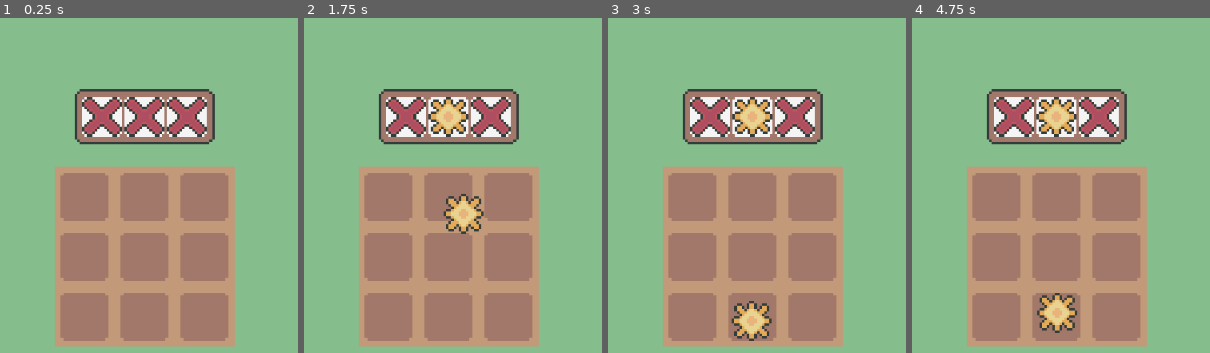
Above: before the commit, frames 1-4 (left to right).
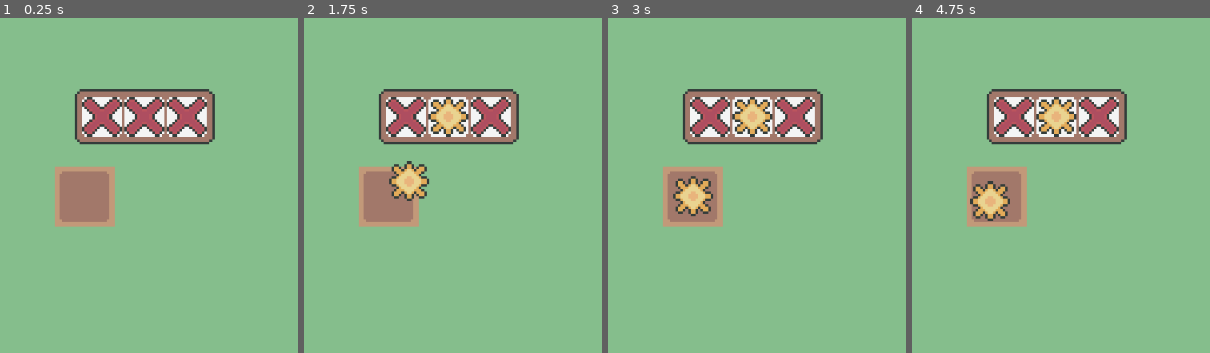
Above: after the commit, the same moments.

Repository: eric-marsh/farminata
Game: Godot game, scene res://scene/scene_switcher.tscn
Same seed, same stepped clock (60 frames per second), same inputs: the game is played once before the commit and once after it.
Inputs (mouse positions are in pixels of both pictures, inside the frame that each line leads up to):
- Up to frame 1 (0.25 s): no input
- Up to frame 2 (1.75 s): tap Enter at 0.5 s; move the mouse to (447, 115) at 0.52 s; tap Mouse wheel down (SCROLL_DOWN) at 0.6 s; click (447, 115) at 0.67 s; tap Space (ui_select) at 0.77, 1.52 s; move the mouse to (426, 265) at 1.27 s; tap Mouse wheel up (SCROLL_UP) at 1.35 s; click (426, 265) at 1.42 s
- Up to frame 3 (3 s): move the mouse to (outside the picture) at 2.02 s; tap Mouse wheel down (SCROLL_DOWN) at 2.1 s; click (outside the picture) at 2.17 s; move the mouse to (849, 332) at 2.77 s; tap Mouse wheel up (SCROLL_UP) at 2.85 s; click (849, 332) at 2.92 s
- Up to frame 4 (4.75 s): tap Space (ui_select) at 3.02, 3.77, 4.52 s; move the mouse to (outside the picture) at 3.52 s; tap Mouse wheel down (SCROLL_DOWN) at 3.6 s; click (outside the picture) at 3.67 s; move the mouse to (953, 175) at 4.27 s; tap Mouse wheel up (SCROLL_UP) at 4.35 s; click (953, 175) at 4.42 s

The runs differ from the first frame. In frame 1, 29% of the frame differs, in the area x 18-79%, y 44-99%; in frame 2, 30%; in frame 3, 30%; in frame 4, 30%.
Error before the commit: Invalid access to property or key 'Audio' on a base object of type 'Node (GlobalsNode)'. (res://script/main.gd:35)

Commit message:
fix plots

Diff:
--- a/scene/plot.tscn
+++ b/scene/plot.tscn
@@ -6,12 +6,7 @@
 [sub_resource type="RectangleShape2D" id="RectangleShape2D_4pdpe"]
 size = Vector2(48, 48)
 
-[node name="Plot" type="Control"]
-custom_minimum_size = Vector2(48, 48)
-layout_mode = 3
-anchors_preset = 0
-offset_right = 40.0
-offset_bottom = 40.0
+[node name="Plot" type="Node2D"]
 script = ExtResource("1_xmivb")
 
 [node name="Area2D" type="Area2D" parent="."]
@@ -21,13 +16,8 @@
 position = Vector2(16, 16)
 shape = SubResource("RectangleShape2D_4pdpe")
 
-[node name="NinePatchRect" type="NinePatchRect" parent="."]
-layout_mode = 1
-anchors_preset = 15
-anchor_right = 1.0
-anchor_bottom = 1.0
-grow_horizontal = 2
-grow_vertical = 2
+[node name="Sprite2D" type="Sprite2D" parent="."]
 texture = ExtResource("2_8yg48")
+centered = false
 
 [connection signal="body_entered" from="Area2D" to="." method="_on_area_2d_body_entered"]
--- a/scene/plot_grid.tscn
+++ b/scene/plot_grid.tscn
@@ -1,53 +1,10 @@
-[gd_scene load_steps=4 format=3 uid="uid://b8nkjd470xyme"]
+[gd_scene load_steps=3 format=3 uid="uid://b8nkjd470xyme"]
 
 [ext_resource type="Script" uid="uid://caodt7wtk6rf0" path="res://script/plot_grid.gd" id="1_iwkn7"]
 [ext_resource type="PackedScene" uid="uid://b7mjmd8qocm5n" path="res://scene/plot.tscn" id="2_315pt"]
-[ext_resource type="PackedScene" uid="uid://cwm6anthjttao" path="res://scene/plot_row.tscn" id="2_jhs1h"]
 
-[node name="PlotGrid" type="Control"]
-layout_mode = 3
-anchors_preset = 0
+[node name="PlotGrid" type="Node2D"]
 script = ExtResource("1_iwkn7")
 num_plots = 9
 
-[node name="VBoxContainer" type="VBoxContainer" parent="."]
-layout_mode = 0
-offset_right = 40.0
-offset_bottom = 40.0
-theme_override_constants/separation = 0
-
-[node name="HBoxContainer" parent="VBoxContainer" instance=ExtResource("2_jhs1h")]
-layout_mode = 2
-
-[node name="Plot" parent="VBoxContainer/HBoxContainer" instance=ExtResource("2_315pt")]
-layout_mode = 2
-
-[node name="Plot2" parent="VBoxContainer/HBoxContainer" instance=ExtResource("2_315pt")]
-layout_mode = 2
-
-[node name="Plot3" parent="VBoxContainer/HBoxContainer" instance=ExtResource("2_315pt")]
-layout_mode = 2
-
-[node name="HBoxContainer2" parent="VBoxContainer" instance=ExtResource("2_jhs1h")]
-layout_mode = 2
-
-[node name="Plot" parent="VBoxContainer/HBoxContainer2" instance=ExtResource("2_315pt")]
-layout_mode = 2
-
-[node name="Plot2" parent="VBoxContainer/HBoxContainer2" instance=ExtResource("2_315pt")]
-layout_mode = 2
-
-[node name="Plot3" parent="VBoxContainer/HBoxContainer2" instance=ExtResource("2_315pt")]
-layout_mode = 2
-
-[node name="HBoxContainer3" parent="VBoxContainer" instance=ExtResource("2_jhs1h")]
-layout_mode = 2
-
-[node name="Plot" parent="VBoxContainer/HBoxContainer3" instance=ExtResource("2_315pt")]
-layout_mode = 2
-
-[node name="Plot2" parent="VBoxContainer/HBoxContainer3" instance=ExtResource("2_315pt")]
-layout_mode = 2
-
-[node name="Plot3" parent="VBoxContainer/HBoxContainer3" instance=ExtResource("2_315pt")]
-layout_mode = 2
+[node name="Plot" parent="." instance=ExtResource("2_315pt")]
--- a/script/globals.gd
+++ b/script/globals.gd
@@ -2,6 +2,7 @@
 class_name GlobalsNode
 
 var Main: MainNode = null
+var Audio: Node2D = null
 var PlotGrid: plot_grid = null
 
 func _ready():
--- a/script/plot.gd
+++ b/script/plot.gd
@@ -1,4 +1,4 @@
-extends Control
+extends Node2D
 class_name plot
 
 
@@ -9,8 +9,11 @@
 @export var plot_growth_state: Enum.Plot_Growth_State = Enum.Plot_Growth_State.None
 @export var grow_type: Enum.Grow_Types = Enum.Grow_Types.None
 
+
+var size: Vector2
+
 func _ready() -> void:
-	pass
+	size = Vector2($Sprite2D.texture.get_width(), $Sprite2D.texture.get_height())
 
 func _process(delta: float) -> void:
 	pass
@@ -36,10 +39,9 @@
 				return
 
 
-
 func update_plot():
 		match plot_state:
 			Enum.Plot_State.Dry:
-				$NinePatchRect.texture = PLOT_DRY
+				$Sprite2D.texture = PLOT_DRY
 			Enum.Plot_State.Wet:
-				$NinePatchRect.texture = PLOT_WET
+				$Sprite2D.texture = PLOT_WET
--- a/script/plot_grid.gd
+++ b/script/plot_grid.gd
@@ -1,4 +1,4 @@
-extends Control
+extends Node2D
 class_name plot_grid
 
 @export var num_plots = 10
@@ -9,32 +9,38 @@
 	pass
 
 func _process(delta: float) -> void:
-	reset_plots()
 	pass
 
 const PLOT = preload("res://scene/plot.tscn")
-const PLOT_ROW = preload("res://scene/plot_row.tscn")
 func reset_plots():
-	# this isnt perfect, as it moves plots around. We will need a save system that keeps track of each row
-	for c in $VBoxContainer.get_children():
+	for c in get_children():
 		c.queue_free()
 
-	plots.clear()
+	var p = PLOT.instantiate() as plot
+	add_child(p)
+	plots.push_back(p)
 
-	var num_columns: int = ceil(sqrt(num_plots))
-	var num_plots_left = num_plots
-	for i in range(num_columns):
-		var row = PLOT_ROW.instantiate() as HBoxContainer
-		$VBoxContainer.add_child(row)
-		for j in range(num_columns):
-			if num_plots_left <= 0:
-				break
-			var p = PLOT.instantiate() as plot
-			row.add_child(p)
-			plots.push_back(p)
-			num_plots_left -= 1
-		if num_plots_left <= 0:
-			break
+
+	# this isnt perfect, as it moves plots around. We will need a save system that keeps track of each row
+	#for c in $VBoxContainer.get_children():
+		#c.queue_free()
+		#
+	#plots.clear()
+		#
+	#var num_columns: int = ceil(sqrt(num_plots))
+	#var num_plots_left = num_plots
+	#for i in range(num_columns):
+		#var row = PLOT_ROW.instantiate() as HBoxContainer
+		#$VBoxContainer.add_child(row)
+		#for j in range(num_columns):
+			#if num_plots_left <= 0:
+				#break
+			#var p = PLOT.instantiate() as plot
+			#row.add_child(p)
+			#plots.push_back(p)
+			#num_plots_left -= 1
+		#if num_plots_left <= 0:
+			#break
 
 func get_random_plot_position() -> Vector2:
 	#var p = $VBoxContainer.get_children()[0].get_children()[0] as plot
Binary file changed: img/plot/plot_dry.png
Binary file changed: img/plot/plot_wet.png
